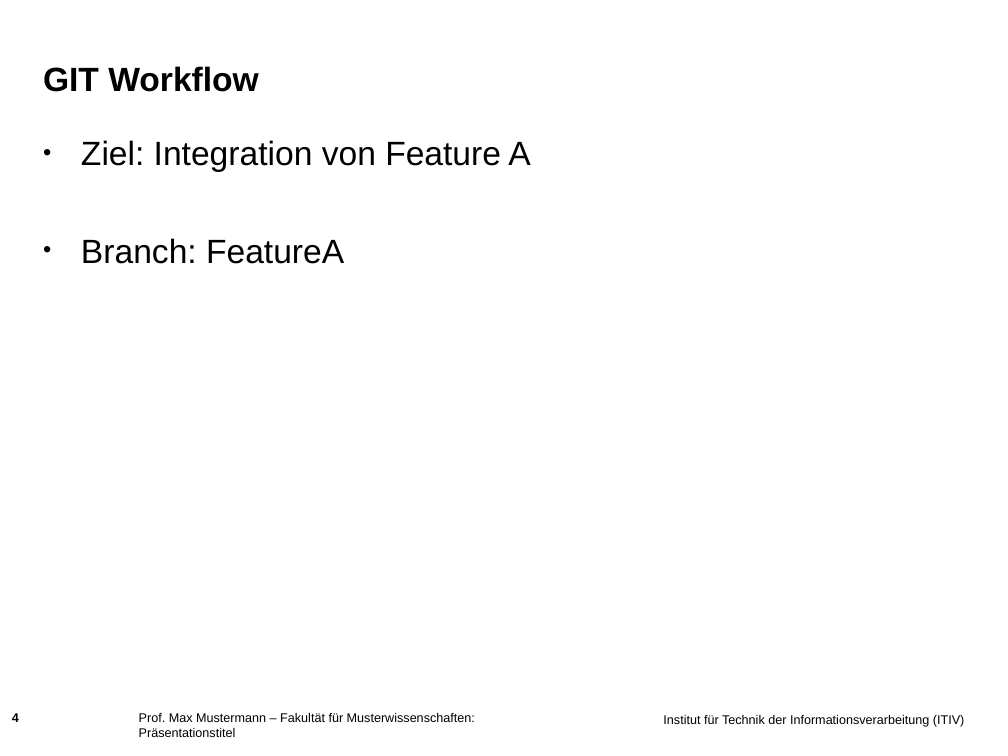
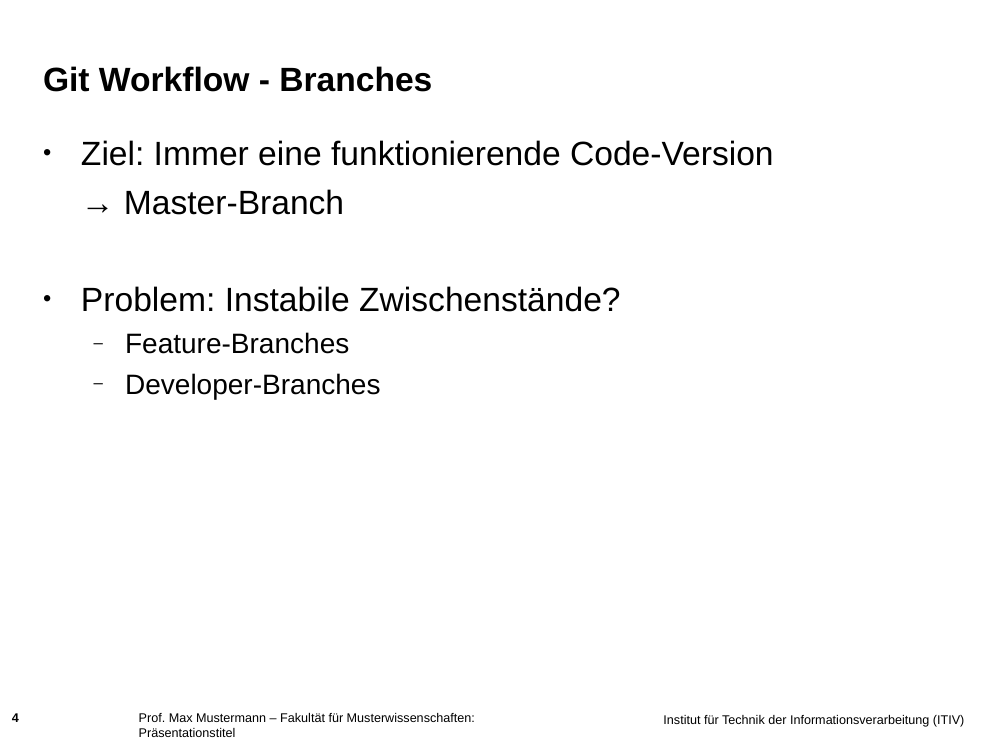
Before and after one commit to muellesi/PSE_2018, a slide deck: slide 4 of Präsentation/Simon/Praesentationsfolien (PowerPoint).ppt. Drawn at 1008x756 pixels with LibreOffice and Linux fonts; fonts in the diff are those of the drawing; background and template pictures are left out. Boxes give left, top, right and bottom in pixels: in the first picture for what was removed or moved away, otherwise in the second. Text is boxed around its words. In the diff, an @@ line names an element or a change of style, - is before the commit and + after.

Commit message:
Adding a bit of workflow

```diff
--- a/Präsentation/Simon/Praesentationsfolien (PowerPoint).ppt
+++ b/Präsentation/Simon/Praesentationsfolien (PowerPoint).ppt
@@ title at [43, 66, 432, 92]: text changed @@
-GIT Workflow
+Git Workflow - Branches
@@ text at [81, 140, 774, 399]: text changed @@
-• Ziel: Integration von Feature A
-• Branch: FeatureA
+• Ziel: Immer eine funktionierende Code-Version
+→ Master-Branch
+• Problem: Instabile Zwischenstände?
+  – Feature-Branches
+  – Developer-Branches
```
Also in this commit, not shown: 1 other slide changed, 3 slides added.
